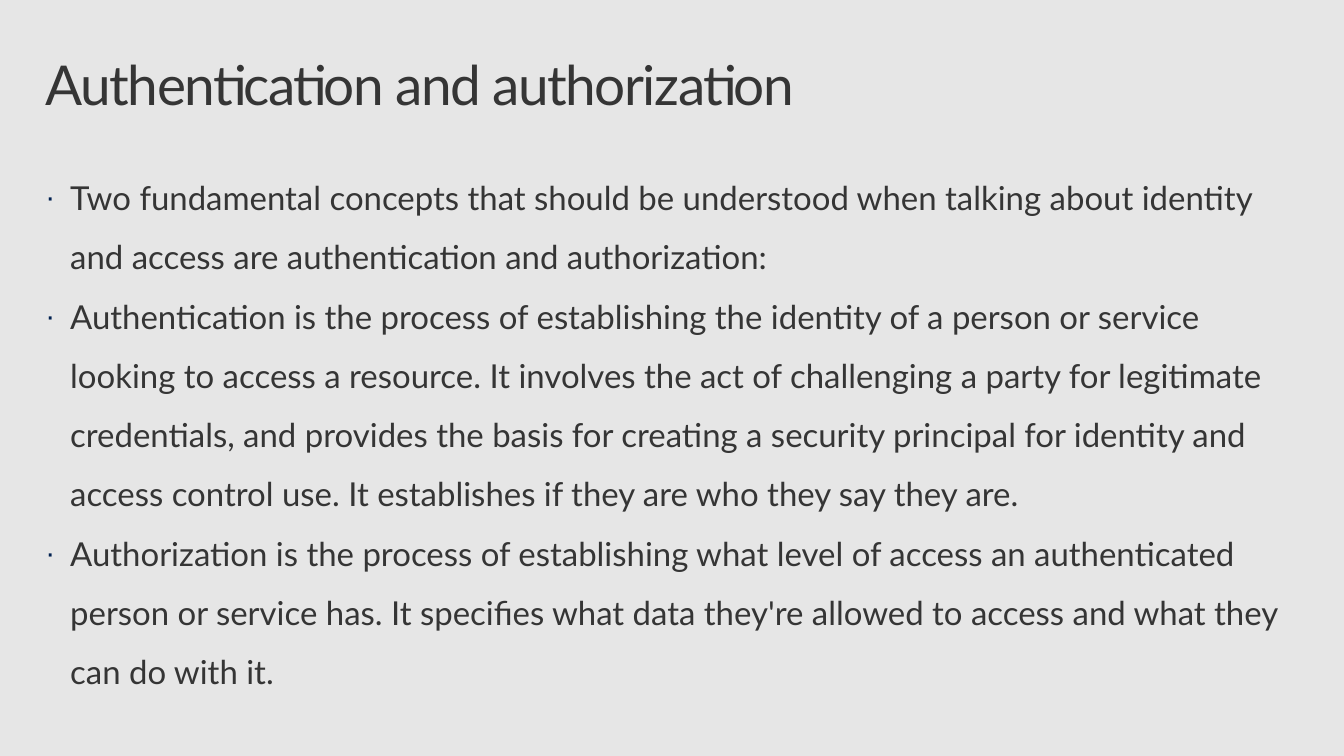
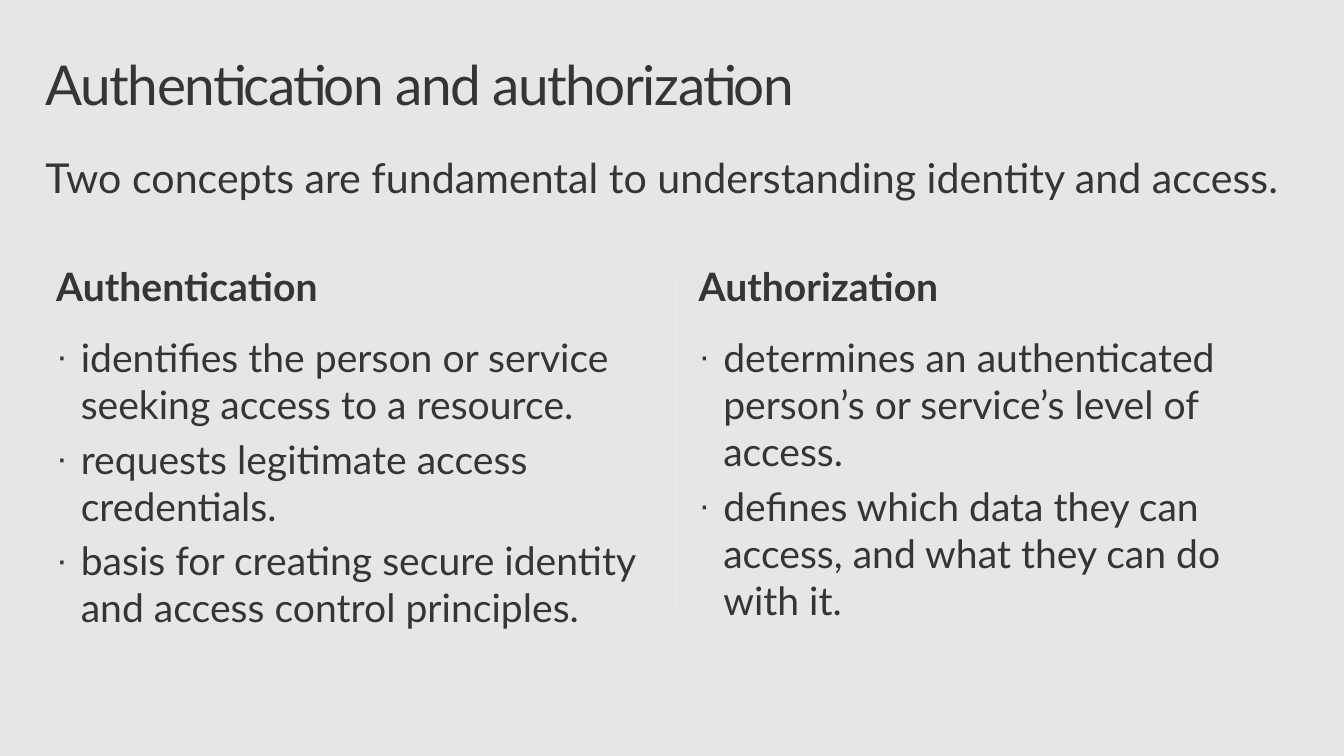
Before and after one commit to CSA-OCP-GER/azure-fundamentals-v2, a slide deck: slide 13 of 3_security-compliance-trust/3_security-compliance-trust.pptx (slide 12 before the commit). Drawn at 1344x756 pixels with LibreOffice and Linux fonts; fonts in the diff are those of the drawing; background and template pictures are left out. Boxes give left, top, right and bottom in pixels: in the first picture for what was removed or moved away, otherwise in the second. Text is boxed around its words. In the diff, an @@ line names an element or a change of style, - is before the commit and + after.

```diff
--- a/3_security-compliance-trust/3_security-compliance-trust.pptx
+++ b/3_security-compliance-trust/3_security-compliance-trust.pptx
@@ text at (45, 162, 1278, 201): text changed; size 24 to 30 pt @@
-· Two fundamental concepts that should be understood when talking about identity and access are authentication and authorization:
-· Authentication is the process of establishing the identity of a person or service looking to access a resource. It involves the act of challenging a party for legitimate credentials, and provides the basis for creating a security principal for identity and access control use. It establishes if they are who they say they are.
-· Authorization is the process of establishing what level of access an authenticated person or service has. It specifies what data they're allowed to access and what they can do with it.
+Two concepts are fundamental to understanding identity and access.
@@ text added at (56, 272, 636, 629), 28.6 pt, text #353535 @@
+Authentication
+· identifies the person or service seeking access to a resource.
+· requests legitimate access credentials.
+· basis for creating secure identity and access control principles.
@@ line added from (676, 280) to (676, 613), #EBEBEB 0.75 pt @@
@@ text added at (699, 272, 1220, 616), 28.6 pt, text #353535 @@
+Authorization
+· determines an authenticated person’s or service’s level of access.
+· defines which data they can access, and what they can do with it.
```
Also in this commit, not shown: 3 other slides changed, 8 slides added, 4 slides removed, 1 other file.
